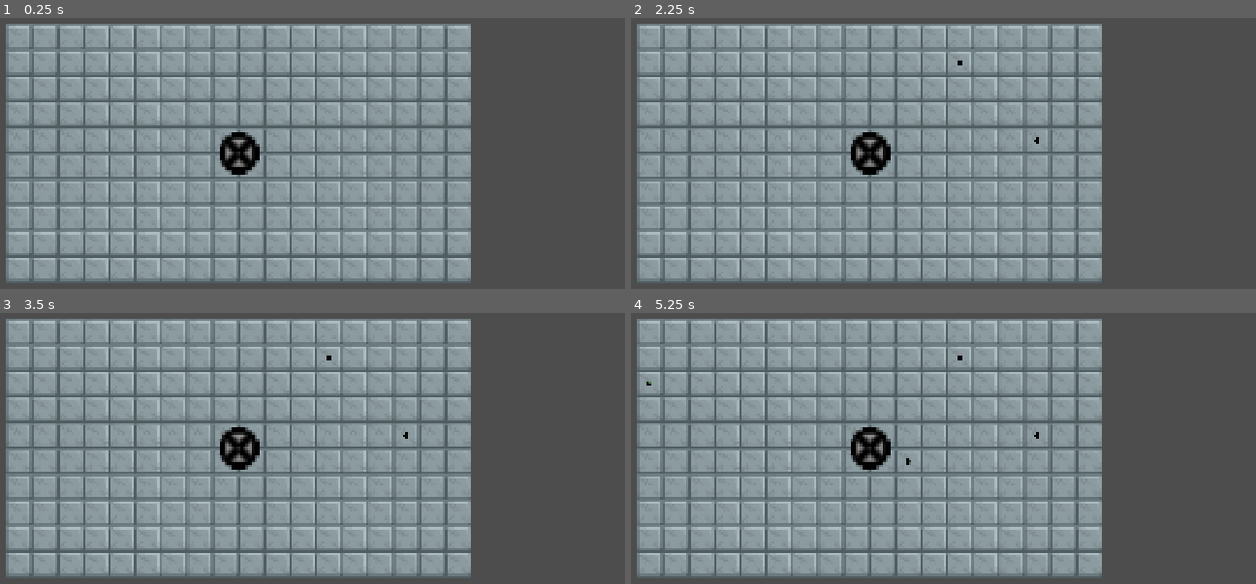
Above: before the commit, frames 1-4 (two rows, left to right).
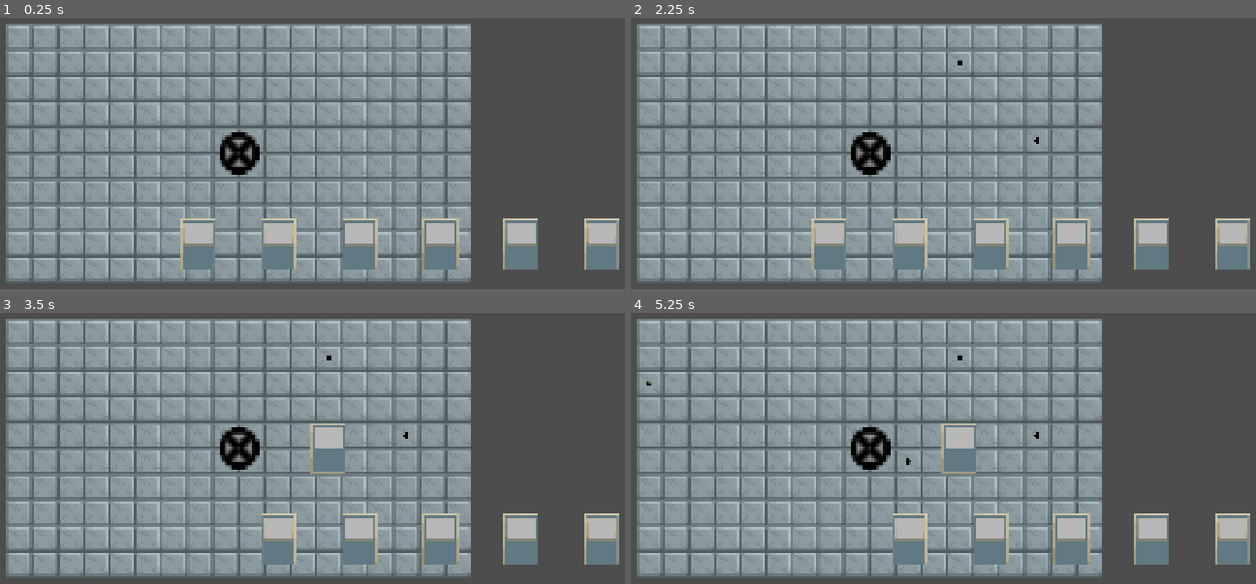
Above: after the commit, the same moments.

Repository: MasonGailiunas/csproject
Game: Godot game, scene res://main.tscn
Same seed, same stepped clock (60 frames per second), same inputs: the game is played once before the commit and once after it.
Inputs (mouse positions are in pixels of both pictures, inside the frame that each line leads up to):
- Up to frame 1 (0.25 s): no input
- Up to frame 2 (2.25 s): tap Enter at 0.5, 2 s; move the mouse to (1037, 131) at 0.52 s; hold E (toggle_build) 0.53-1.25 s; click (1037, 131) at 0.67 s; tap Space at 1.25 s; drag from (712, 175) to (1037, 139) at 1.27 s; move the mouse to (949, 58) at 2.02 s; hold E (toggle_build) from 2.03 s (still down); click (949, 58) at 2.17 s
- Up to frame 3 (3.5 s): release E (toggle_build) at 2.75 s; tap Space at 2.75 s; drag from (200, 535) to (331, 359) at 2.77 s
- Up to frame 4 (5.25 s): tap Enter at 3.5 s; move the mouse to (1099, 513) at 3.52 s; hold E (toggle_build) 3.53-4.25 s; click (1099, 513) at 3.67 s; tap Space at 4.25 s; drag from (637, 383) to (1112, 513) at 4.27 s; move the mouse to (906, 448) at 5.02 s; hold E (toggle_build) from 5.03 s (still down); click (906, 448) at 5.17 s

The runs differ from the first frame. In frame 1, 5.9% of the frame differs, in the area x 28-100%, y 73-93%; in frame 2, 5.9%; in frame 3, 5.9%, in the area x 41-100%, y 40-93%; in frame 4, 5.9%.
Error before the commit: Invalid operands 'Object' and 'int' in operator '*'. (res://player_hand.gd:45)

Commit message:
fixed bugs with player hand

Diff:
--- a/gamecamera.gd
+++ b/gamecamera.gd
@@ -13,3 +13,7 @@
 # Called every frame. 'delta' is the elapsed time since the previous frame.
 func _process(delta: float) -> void:
 	pass
+
+
+func _on_card_manager_child_entered_tree(node: Node) -> void:
+	pass # Replace with function body.
--- a/main.tscn
+++ b/main.tscn
@@ -5,6 +5,7 @@
 [ext_resource type="Script" uid="uid://b2713gnah63my" path="res://gamecamera.gd" id="3_h2yge"]
 [ext_resource type="PackedScene" uid="uid://copvf3tjhidqh" path="res://placement_manager.tscn" id="4_1bvp3"]
 [ext_resource type="Script" uid="uid://cl7ay20cgom1k" path="res://player_hand.gd" id="5_lquwl"]
+[ext_resource type="Script" uid="uid://bnwlfwym2hkav" path="res://card_manager.gd" id="6_7mycd"]
 
 [node name="MAIN" type="Node2D" unique_id=1929051744]
 
@@ -17,7 +18,8 @@
 
 [node name="MainTower" parent="." unique_id=235311839 instance=ExtResource("2_h2yge")]
 
-[node name="CardManager" type="Node2D" parent="." unique_id=703289816]
-
 [node name="PlayerHand" type="Node2D" parent="." unique_id=873714416]
 script = ExtResource("5_lquwl")
+
+[node name="CardManager" type="Node2D" parent="." unique_id=703289816]
+script = ExtResource("6_7mycd")
--- a/player_hand.gd
+++ b/player_hand.gd
@@ -19,21 +19,21 @@
 			discard_card(i)
 	for i in range(referesh_draw):
 		var new_card = card_scene.instantiate() # instantiate doesn't fully add it
-		$"..".add_child(new_card) # Add here
+		$"../CardManager".add_child(new_card) # Add here
 		add_card_to_hand(new_card)
-		update_card_position(i)
 
 func add_card_to_hand(card) -> bool:
 	if hand.size() < hand_max:
 		hand.insert(0, card)
+		update_hand_position()
 		return true
 	return false
 
 
-func update_card_position(index):
-	for i in hand:
-		var new_pos = Vector2(calculate_card_pos(i), get_viewport().size().y -100)
-		animate_card_to_position(hand[index], new_pos)
+func update_hand_position():
+	for i in range(hand.size()):
+		var new_pos = Vector2(calculate_card_pos(i), get_viewport().size.y/2)
+		animate_card_to_position(hand[i], new_pos)
 
 func animate_card_to_position(card, new_pos):
 	var tween = get_tree().create_tween()
